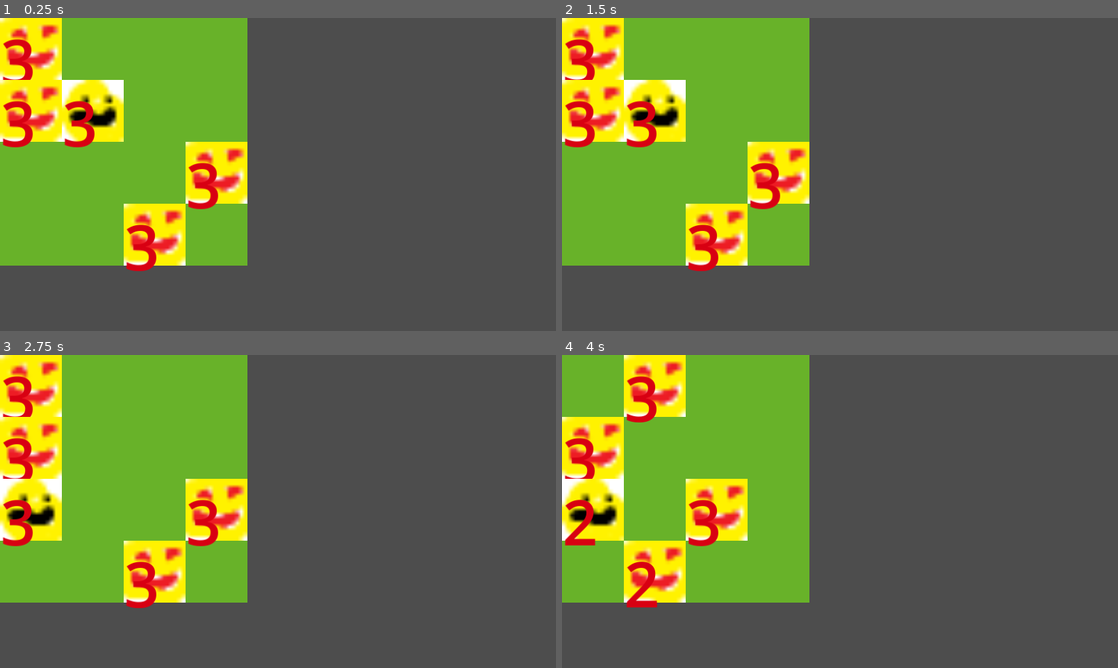
Above: before the commit, frames 1-4 (two rows, left to right).
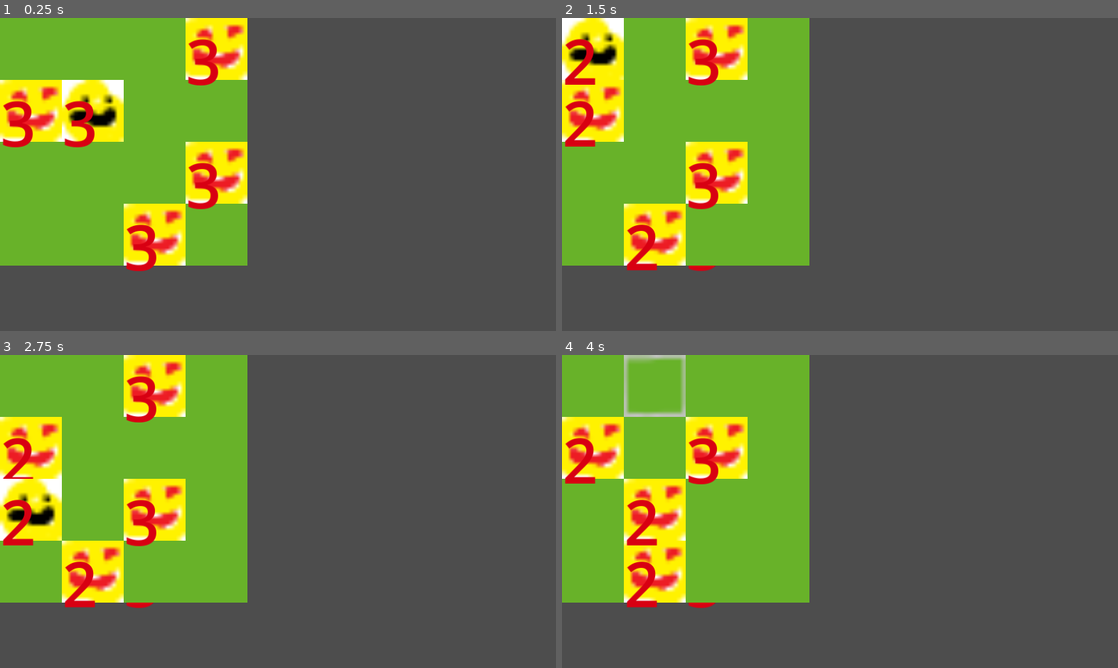
Above: after the commit, the same moments.

Repository: Sam-Goldie/Decree
Game: Godot game, scene res://Level.tscn
The game is run twice, just before and just after one commit, with the same random seed, the same clock (stepped at 60 frames per second) and the same inputs.
Inputs (mouse positions are in pixels of both pictures, inside the frame that each line leads up to):
- Up to frame 1 (0.25 s): no input
- Up to frame 2 (1.5 s): click (595, 49) at 0.52 s; click (595, 111) at 1.27 s
- Up to frame 3 (2.75 s): click (33, 508) at 2.02 s
- Up to frame 4 (4 s): click (595, 570) at 2.77 s; click (656, 386) at 3.52 s

The runs differ from the first frame. In frame 1, 4.5% of the frame differs, in the area x 0-45%, y 0-22%; in frame 2, 15%, in the area x 0-45%, y 0-81%; in frame 3, 14%; in frame 4, 12%.
Error after the commit: Invalid access to property or key 'board_position' on a base object of type 'previously freed'. (res://level.gd:73)

Commit message:
Tile selector on hover + refactored button logic

Diff:
--- a/decree/Level.tscn
+++ b/decree/Level.tscn
@@ -120,3 +120,4 @@
 [connection signal="confirm_move" from="." to="Navigation/Player" method="_on_level_confirm_move"]
 [connection signal="attack" from="Navigation/Player" to="." method="_on_attack"]
 [connection signal="move" from="Navigation/Player" to="." method="_on_move"]
+[connection signal="click" from="Navigation/Tile" to="." method="_on_tile_click"]
--- a/decree/Tile.tscn
+++ b/decree/Tile.tscn
@@ -1,10 +1,17 @@
-[gd_scene load_steps=2 format=3 uid="uid://ba12pskq3mu7k"]
+[gd_scene load_steps=3 format=3 uid="uid://ba12pskq3mu7k"]
 
 [ext_resource type="Script" path="res://tile.gd" id="1_vd0qm"]
+[ext_resource type="Texture2D" uid="uid://1ed74tdp6vy5" path="res://Tile Selector 7.png" id="2_oyt2u"]
 
-[node name="Tile" type="Node2D"]
+[node name="Tile" type="Button"]
 self_modulate = Color(1, 1, 1, 0)
+offset_right = 16.0
+offset_bottom = 16.0
 script = ExtResource("1_vd0qm")
 
 [node name="Sprite2D" type="Sprite2D" parent="."]
 scale = Vector2(2, 2)
+
+[node name="TileSelector7" type="Sprite2D" parent="."]
+position = Vector2(8, 8)
+texture = ExtResource("2_oyt2u")
--- a/decree/level.gd
+++ b/decree/level.gd
@@ -13,7 +13,7 @@
 @onready
 var enemies = [enemy_scene.instantiate(), enemy_scene.instantiate(), enemy_scene.instantiate(), enemy_scene.instantiate()]
 @onready
-var board = [[enemies[0], null, null, null], [enemies[1], player, null, null], [null, null, null, enemies[2]],[null, null, enemies[3], null]]
+var board = [[null, null, null, enemies[0]], [enemies[1], player, null, null], [null, null, null, enemies[2]],[null, null, enemies[3], null]]
 @onready
 var grid = AStarGrid2D.new()
 
@@ -34,6 +34,8 @@
 			var tile = tile_scene.instantiate()
 			tile.position = Vector2i(i * 16, j * 16)
 			tile.board_position = Vector2i(i, j)
+			tile.get_child(1).self_modulate.a = 0
+			tile.connect("click", _on_tile_click.bind(tile.board_position))
 			terrain_layer.add_child(tile)
 			if current != null:
 				current.position = Vector2i(i * 16, j * 16)
@@ -121,13 +123,10 @@
 	entity.has_moved = false
 	take_enemy_turns()
 
-func _input(event):
+func _on_tile_click(board_position):
 	if active_entity != player:
 		return
-	if event is InputEventMouseButton and event.is_pressed() and not event.is_echo():
-		var mouse_position = active_entity.get_global_mouse_position()
-		var board_position = get_board_position(mouse_position)
-		if !active_entity.has_moved:
-			move(active_entity, board_position)
-		else:
-			attack(active_entity, board_position)
+	if !active_entity.has_moved:
+		move(active_entity, board_position)
+	else:
+		attack(active_entity, board_position)
--- a/decree/tile.gd
+++ b/decree/tile.gd
@@ -1,10 +1,20 @@
-extends Node2D
+extends Button
 #
 var board_position : Vector2i
 #
-#signal click
+signal click
 #
 #func (event):
 	#get_local_mouse_position()
 	#if event is InputEventMouseButton and event.is_pressed() and not event.is_echo():
 		#click.emit(self)
+
+func _process(delta):
+	if is_hovered():
+		$TileSelector7.self_modulate.a = 1
+	else:
+		$TileSelector7.self_modulate.a = 0
+
+func _input(event):
+	if is_hovered() and event is InputEventMouseButton and event.is_pressed() and not event.is_echo():
+		click.emit()
Binary file added: decree/Tile Selector 7.png
Not shown, changed: decree/Tile Selector 7.png.import
